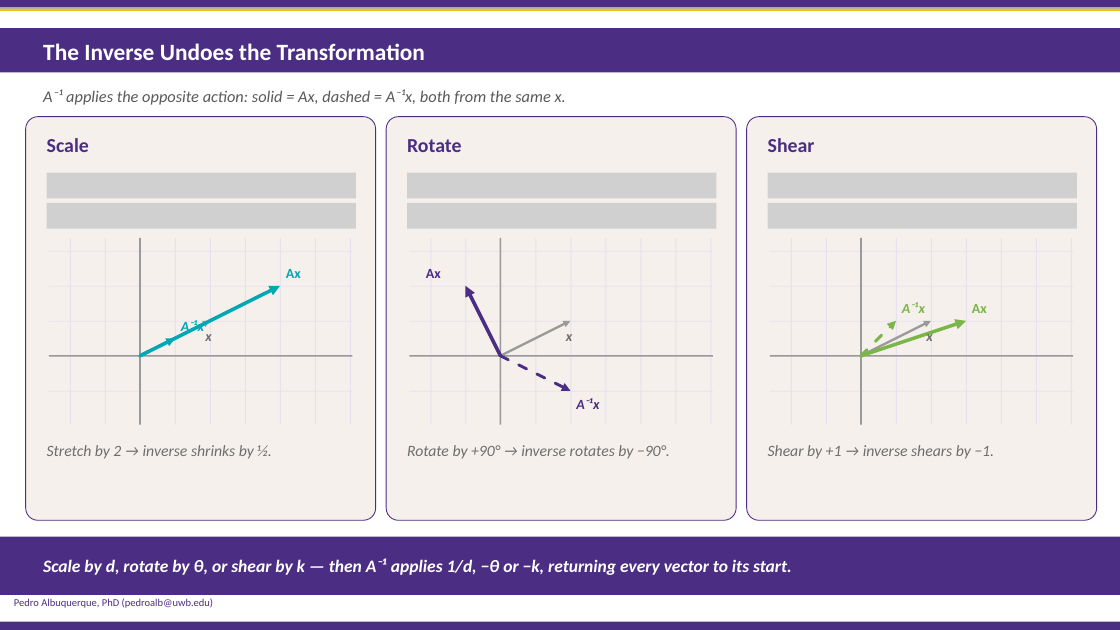
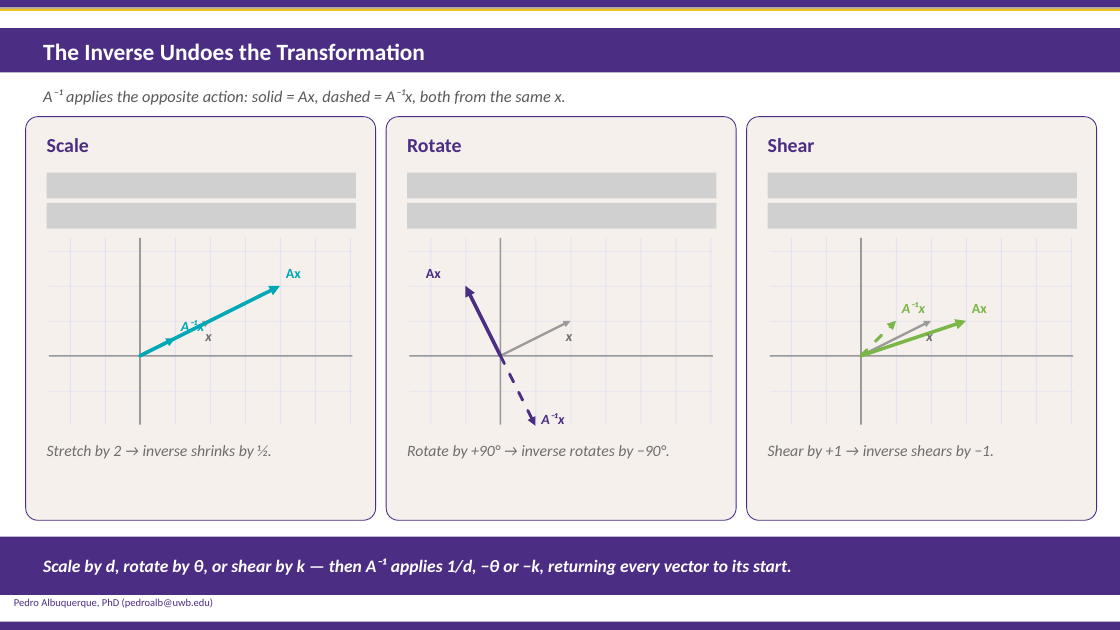
Before and after one commit to PedroBSB/BDATA412, a slide deck: slide 128 of 01 - Advanced Data Visualization.pptx. Drawn at 1120x630 pixels with LibreOffice and Linux fonts; fonts in the diff are those of the drawing; grey boxes stand for pictures; background and template pictures are left out. Boxes give left, top, right and bottom in pixels: in the first picture for what was removed or moved away, otherwise in the second. Text is boxed around its words. In the diff, an @@ line names an element or a change of style, - is before the commit and + after.

```diff
--- a/01 - Advanced Data Visualization.pptx
+++ b/01 - Advanced Data Visualization.pptx
@@ arrow moved from (501, 356) - (571, 391) to (501, 356) - (536, 426) @@
@@ text "A⁻¹x": place and size @@
-text "A⁻¹x" at (576,398,599,409)
+text "A⁻¹x" at (541,413,564,424)
```
Also in this commit, not shown: 19 other slides changed.
